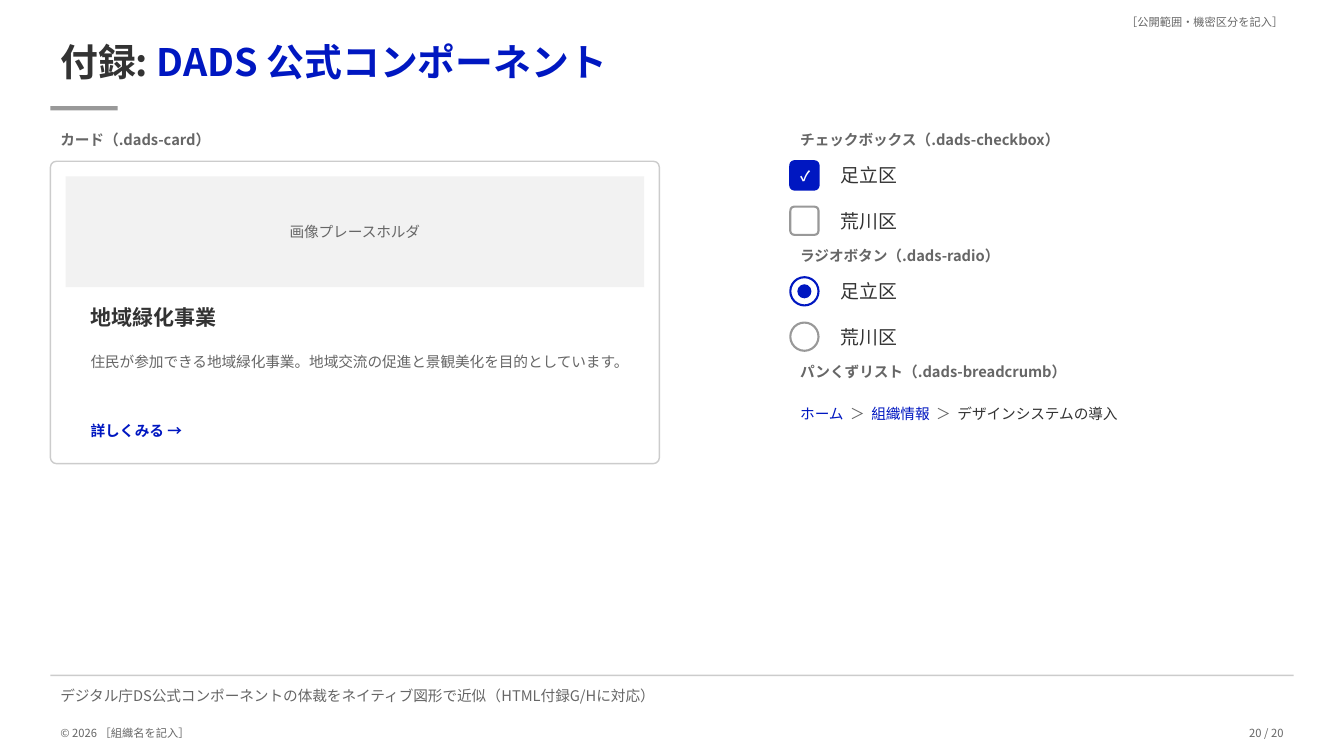
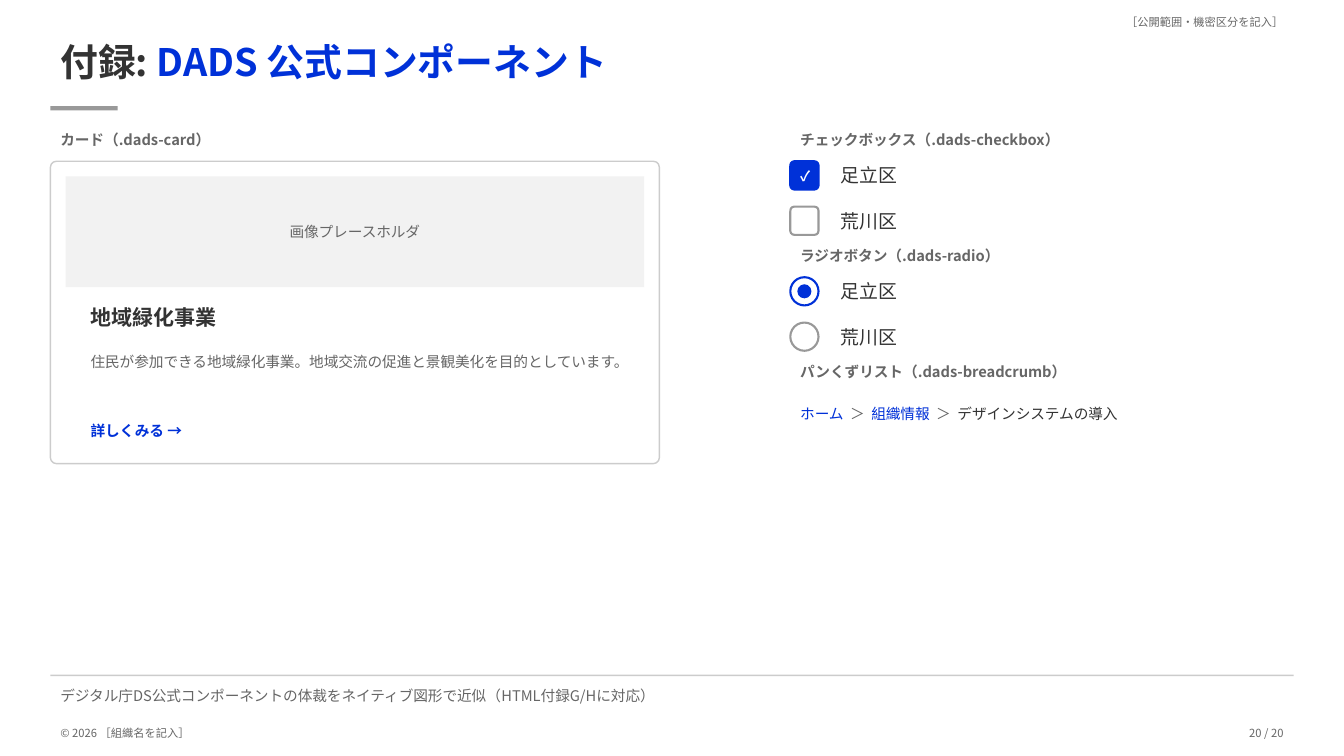
Before and after one commit to superluminal-jp/presentation-template-html, a slide deck: slide 20 of dist/sample-deck.pptx. Drawn at 1344x756 pixels with LibreOffice and Linux fonts; fonts in the diff are those of the drawing. Boxes give left, top, right and bottom in pixels: in the first picture for what was removed or moved away, otherwise in the second. Text is boxed around its words. In the diff, an @@ line names an element or a change of style, - is before the commit and + after.

```diff
--- a/dist/sample-deck.pptx
+++ b/dist/sample-deck.pptx
@@ text "付録: DADS 公式コンポーネント" at (60,43,607,80): text colour #0017C1 to #0031D8 in "DADS 公式コンポーネント" @@
@@ rounded rectangle at (790,161,819,190): fill #0017C1 to #0031D8; outline #0017C1 1.5 pt to #0031D8 1.5 pt @@
@@ ellipse at (790,277,819,306): outline #0017C1 1.5 pt to #0031D8 1.5 pt @@
@@ ellipse at (798,284,812,298): fill #0017C1 to #0031D8 @@
@@ text "詳しくみる →" at (91,423,165,438): text colour #0017C1 to #0031D8 @@
@@ text "ホーム ＞ 組織情報 ＞ デザインシステムの導入" at (800,406,1117,420): text colour #0017C1 to #0031D8 in "ホーム 組織情報" @@
```
Also in this commit, not shown: 18 other slides changed, 5 other files.
